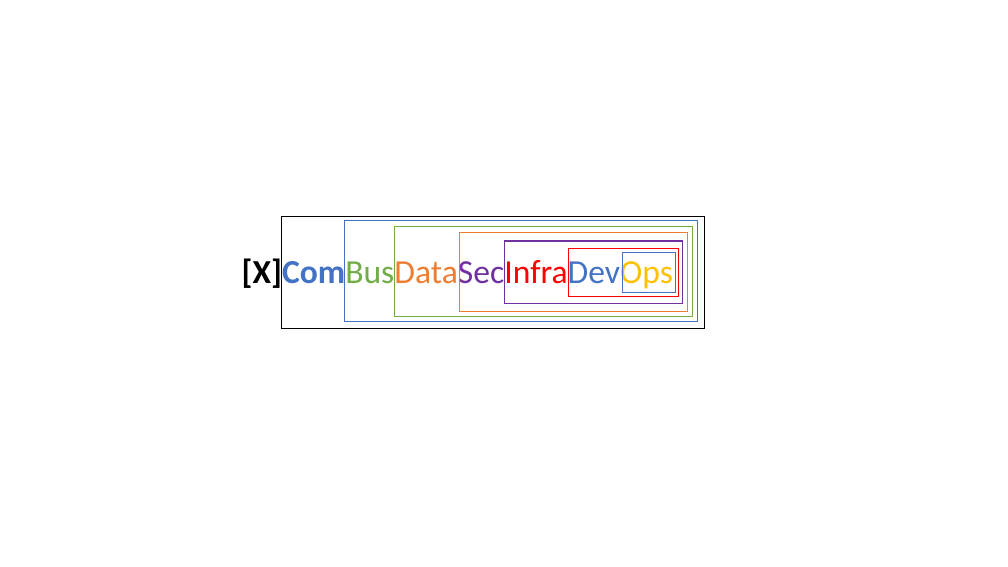
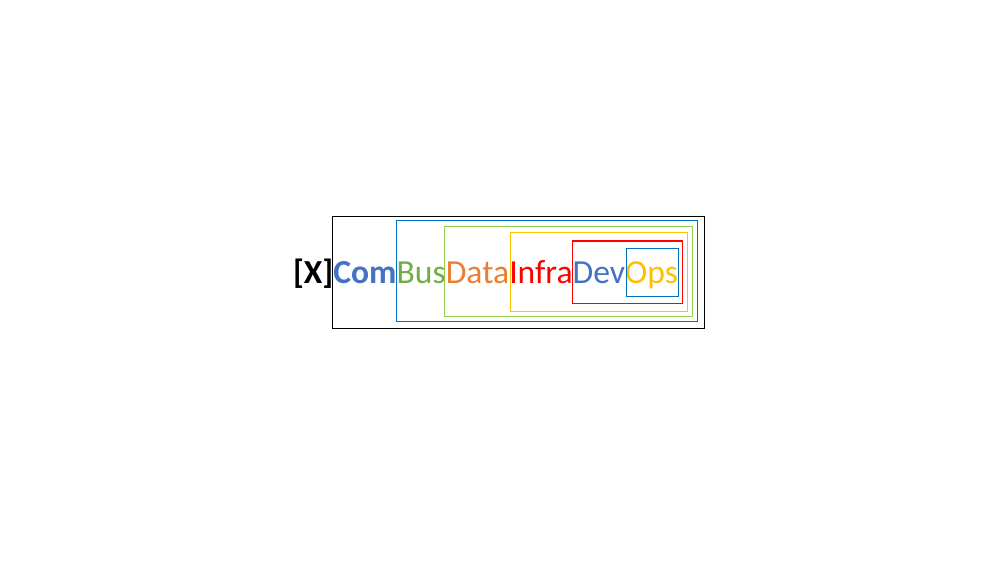
Before and after one commit to antoniojturel/cv, a slide deck: slide 1 of CV-AJTR.pptx. Drawn at 1008x567 pixels with LibreOffice and Linux fonts; fonts in the diff are those of the drawing. Boxes give left, top, right and bottom in pixels: in the first picture for what was removed or moved away, otherwise in the second. Text is boxed around its words. In the diff, an @@ line names an element or a change of style, - is before the commit and + after.

```diff
--- a/CV-AJTR.pptx
+++ b/CV-AJTR.pptx
@@ rectangle: place and size @@
-rectangle at (281, 216, 705, 329)
+rectangle at (333, 216, 705, 329)
@@ rectangle: place and size @@
-rectangle at (345, 221, 698, 322)
+rectangle at (396, 221, 698, 322)
@@ rectangle at (396, 221, 698, 322): outline #4472C4 1 pt to #0070C0 1 pt @@
@@ rectangle: place and size @@
-rectangle at (395, 227, 693, 317)
+rectangle at (445, 227, 693, 317)
@@ rectangle at (445, 227, 693, 317): outline #70AD47 1 pt to #92D050 1 pt @@
@@ rectangle: place and size @@
-rectangle at (460, 233, 687, 312)
+rectangle at (510, 233, 688, 312)
@@ rectangle at (510, 233, 688, 312): outline #ED7D31 1 pt to #FFC000 1 pt @@
@@ text at (293, 256, 678, 292): text changed @@
-[X]ComBusDataSecInfraDevOps
+[X]ComBusDataInfraDevOps
@@ rectangle: place and size @@
-rectangle at (504, 241, 683, 304)
+rectangle at (572, 241, 683, 304)
@@ rectangle at (572, 241, 683, 304): outline #7030A0 1 pt to #FF0000 1 pt @@
@@ rectangle removed at (622, 253, 676, 293) @@
@@ rectangle: place and size @@
-rectangle at (569, 249, 679, 296)
+rectangle at (626, 249, 679, 296)
@@ rectangle at (626, 249, 679, 296): outline #FF0000 1 pt to #0070C0 1 pt @@
```
Also in this commit, not shown: 2 other slides changed, 2 other files.
